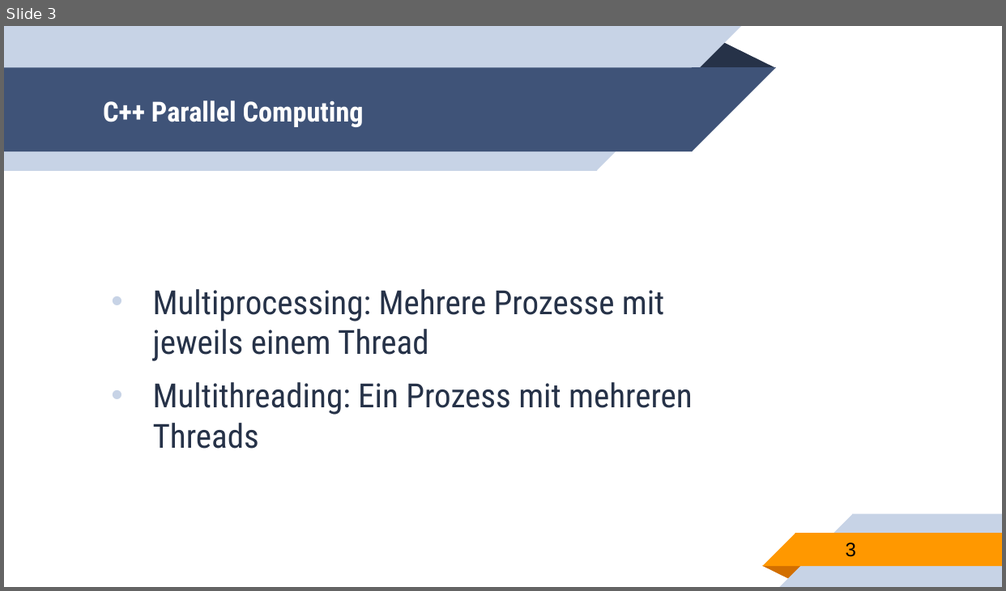
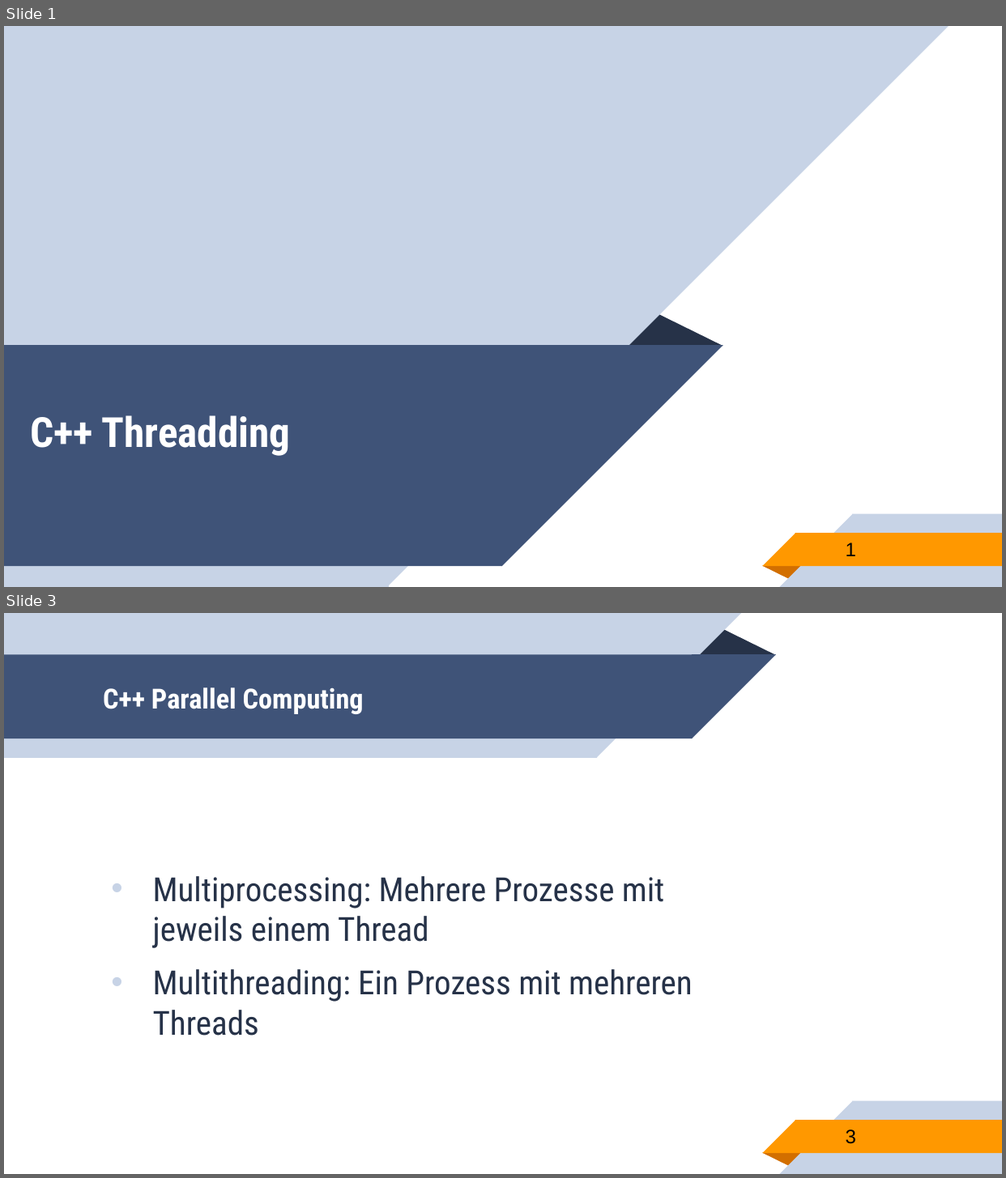
Before and after one commit to franneck94/UdemyCpp, a slide deck: lectures/Threads.pptx. Shown one above the other, each under a label of ours: slide 3 before the commit, slides 1 and 3 after it; the slides between them are not shown. The pictures are 1006x591 and 1006x1178 pixels, drawn with LibreOffice and Linux fonts; fonts in the diff are those of the drawing. Boxes give left, top, right and bottom in pixels: in the first picture for what was removed or moved away, otherwise in the second. Text is boxed around its words. In the diff, an @@ line names an element or a change of style, - is before the commit and + after.

```diff
--- a/lectures/Threads.pptx
+++ b/lectures/Threads.pptx
@@ slide 1 added at (x1=4, y1=26, x2=1002, y2=587), background #FFFFFF; not listed: 5 template elements that a slide beside it also shows @@
@@ rectangle added at (x1=4, y1=26, x2=388, y2=587), fill #C7D3E6 @@
@@ right triangle added at (x1=388, y1=26, x2=949, y2=586), fill #C7D3E6 @@
@@ triangle added at (x1=626, y1=314, x2=722, y2=345), fill #263248 @@
@@ rectangle added at (x1=4, y1=345, x2=502, y2=567), fill #3F5378 @@
@@ right triangle added at (x1=502, y1=345, x2=723, y2=567), fill #3F5378 @@
@@ title added at (x1=30, y1=416, x2=290, y2=456), 30 pt, text #FFFFFF, bold @@
+C++ Threadding
@@ page number added at (x1=846, y1=543, x2=856, y2=557), 14 pt, text #000000 @@
+1
```
Also in this commit, not shown: 2 slides changed, 3 other files.
